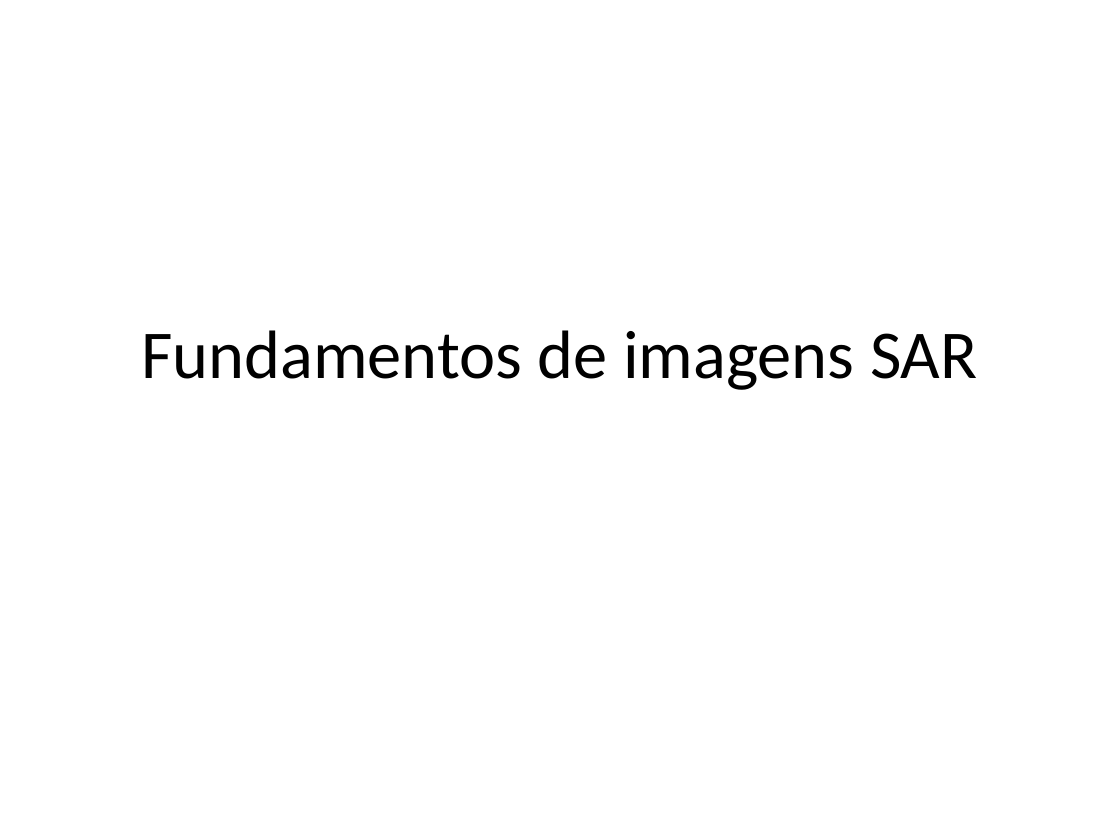
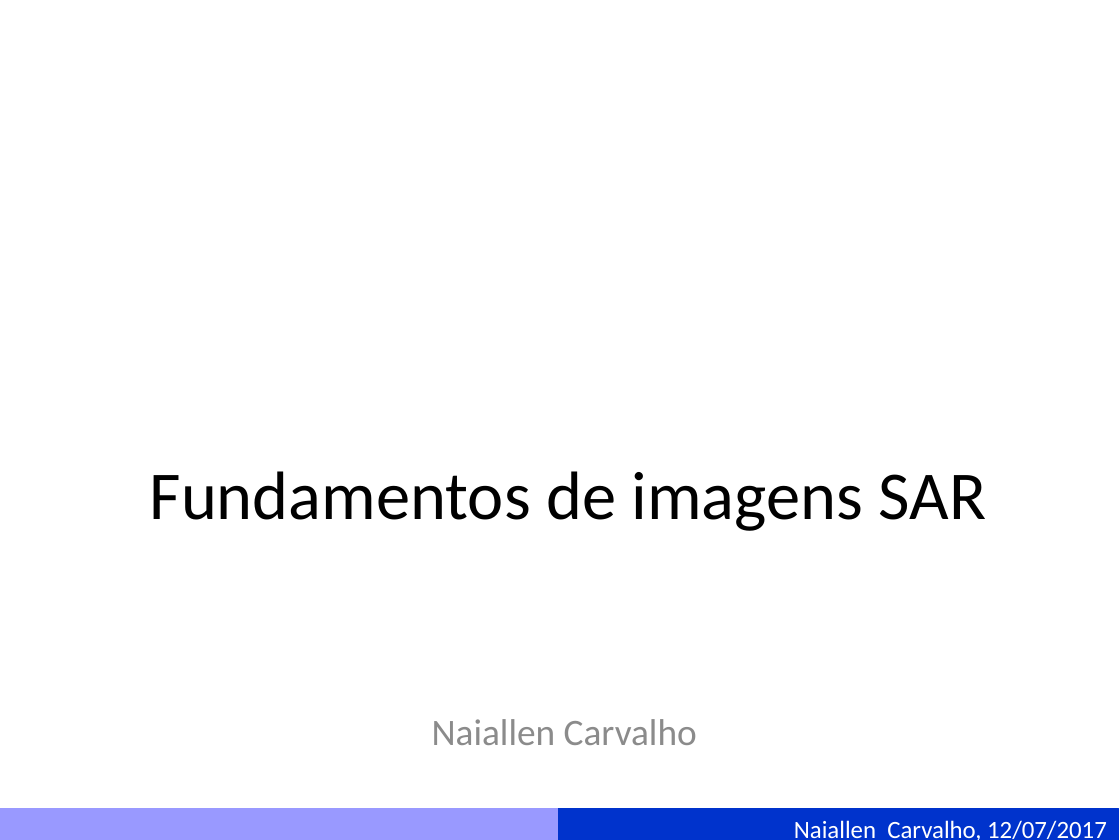
Before and after one commit to naiallen/curso_sar_presentation, a slide deck: slide 1 of Fundamentos de imagens SAR.pptm. Drawn at 1120x840 pixels with LibreOffice and Linux fonts; fonts in the diff are those of the drawing; background and template pictures are left out. Boxes give left, top, right and bottom in pixels: in the first picture for what was removed or moved away, otherwise in the second. Text is boxed around its words. In the diff, an @@ line names an element or a change of style, - is before the commit and + after.

Commit message:
update

```diff
--- a/Fundamentos de imagens SAR.pptm
+++ b/Fundamentos de imagens SAR.pptm
@@ title "Fundamentos de imagens SAR": place and size @@
-title "Fundamentos de imagens SAR" at (141,330,978,390)
+title "Fundamentos de imagens SAR" at (150,471,987,531)
@@ subtitle added at (432,719,697,745), 24 pt, text #8C8C8C @@
+Naiallen Carvalho
@@ rectangle added at (0,809,558,840), fill #9999FF, outline #9999FF 0.75 pt @@
@@ rectangle added at (558,809,1118,840), fill #0033CC, outline #0033CC 0.75 pt, 16 pt, text #FFFFFF @@
+Naiallen Carvalho, 12/07/2017
```
Also in this commit, not shown: 4 other slides changed, 2 slides added.
